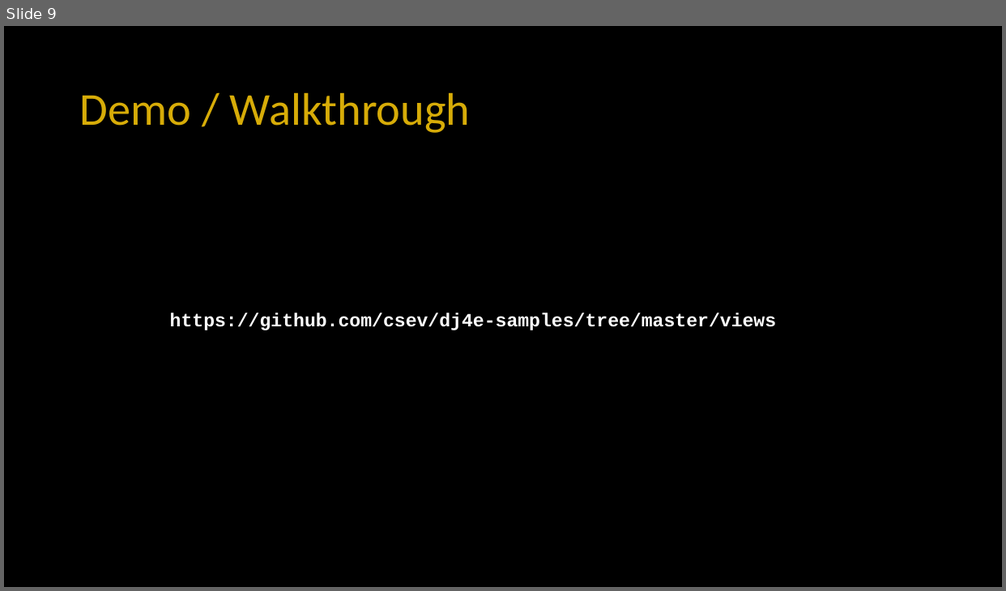
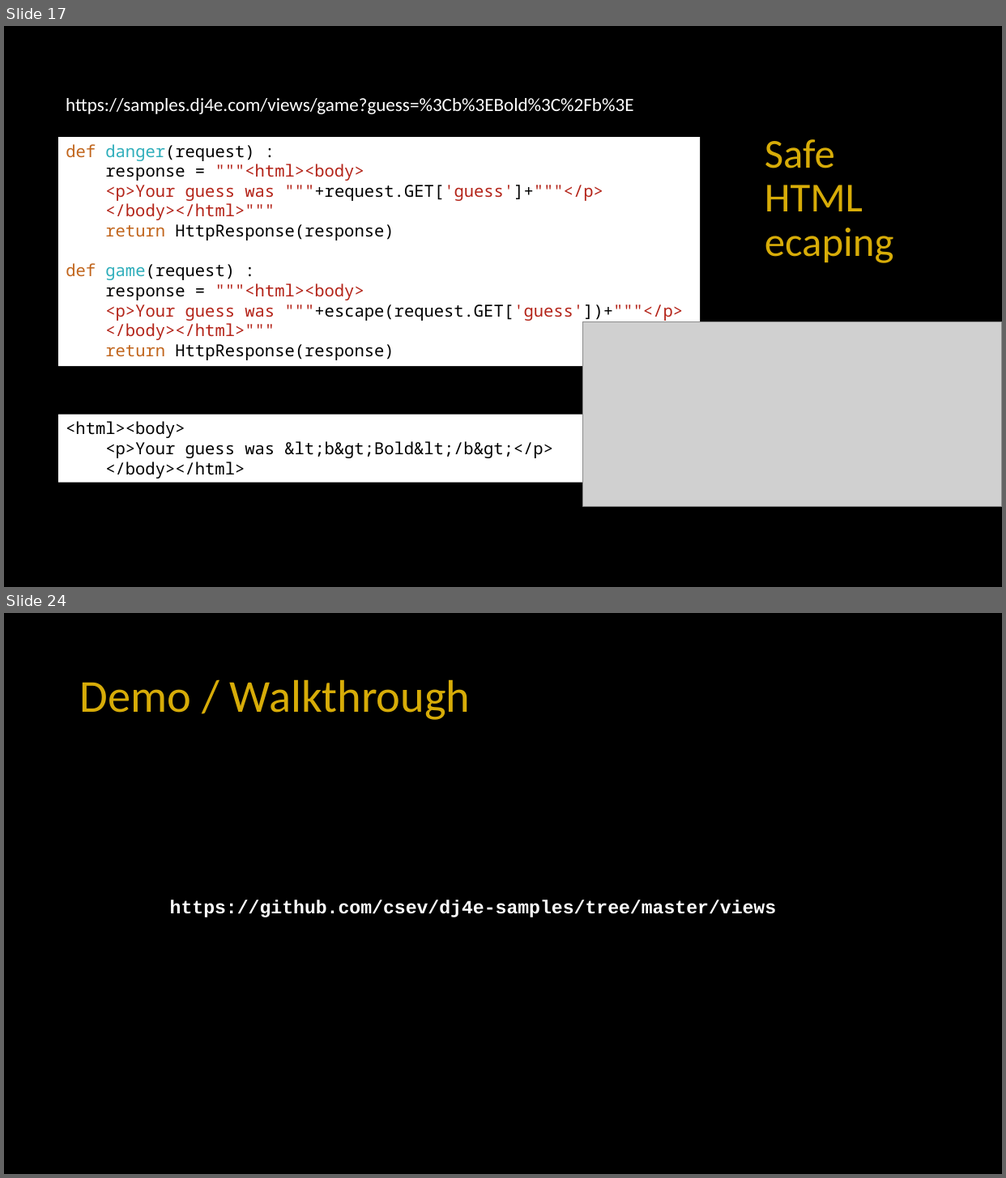
Before and after one commit to csev/dj4e, a slide deck: lectures/DJ-06-Views-Templates.pptx. Shown one above the other, each under a label of ours: slide 9 before the commit, slides 17 and 24 after it; the slides between them are not shown. The pictures are 1006x591 and 1006x1178 pixels, drawn with LibreOffice and Linux fonts; fonts in the diff are those of the drawing; grey boxes stand for pictures. Boxes give left, top, right and bottom in pixels: in the first picture for what was removed or moved away, otherwise in the second. Text is boxed around its words. In the diff, an @@ line names an element or a change of style, - is before the commit and + after.

```diff
--- a/lectures/DJ-06-Views-Templates.pptx
+++ b/lectures/DJ-06-Views-Templates.pptx
@@ slide 17 added at <box>4,26,1002,587</box>, background #000000 @@
@@ text added at <box>66,98,633,114</box>, 18 pt, text #FFFFFF @@
+https://samples.dj4e.com/views/game?guess=%3Cb%3EBold%3C%2Fb%3E
@@ rectangle added at <box>58,137,701,366</box>, fill #FFFFFF, 16 pt, text #B42419 @@
+def danger(request) :
+response = """<html><body>
+<p>Your guess was """+request.GET['guess']+"""</p>
+</body></html>"""
+return HttpResponse(response)
+def game(request) :
+response = """<html><body>
+<p>Your guess was """+escape(request.GET['guess'])+"""</p>
+</body></html>"""
+return HttpResponse(response)
@@ title added at <box>765,139,894,263</box>, 39.6 pt, text #D7AC08 @@
+Safe HTML ecaping
@@ picture added at <box>583,322,1002,506</box> @@
@@ rectangle added at <box>58,415,592,483</box>, fill #FFFFFF, 16 pt, text #000000 @@
+<html><body>
+<p>Your guess was &lt;b&gt;Bold&lt;/b&gt;</p>
+</body></html>
@@ what was slide 9 is now slide 24 @@
```
Also in this commit, not shown: 5 slides changed, 14 other slides added, 25 other files.
